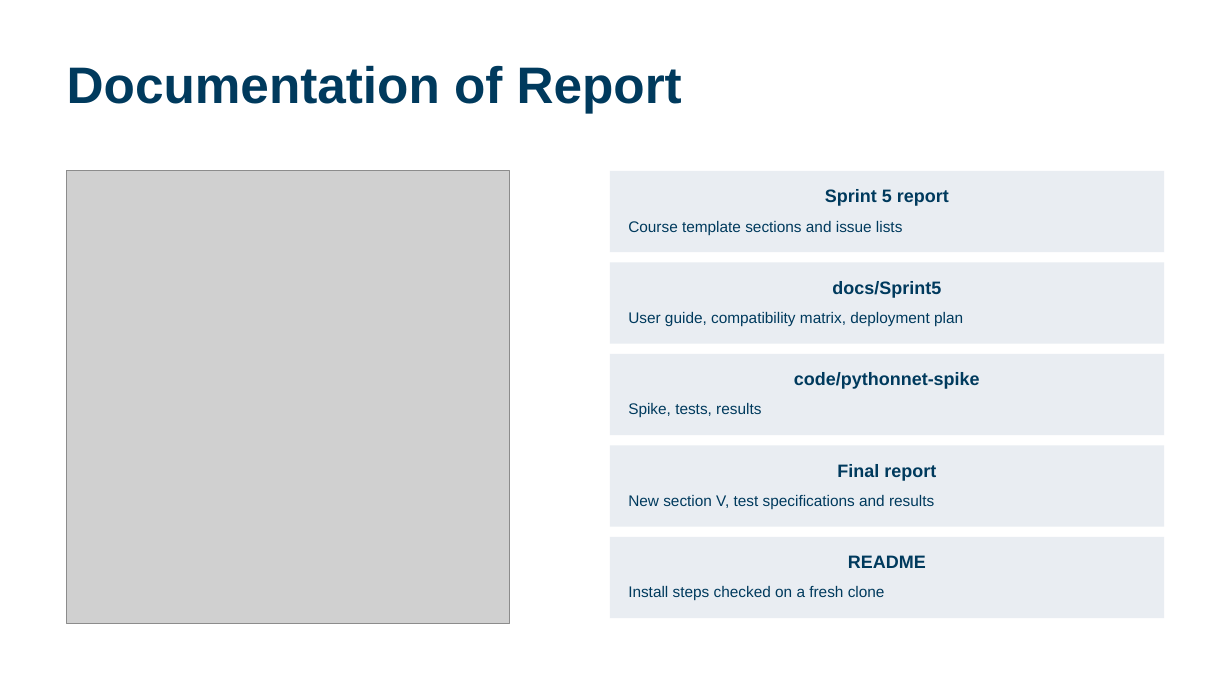
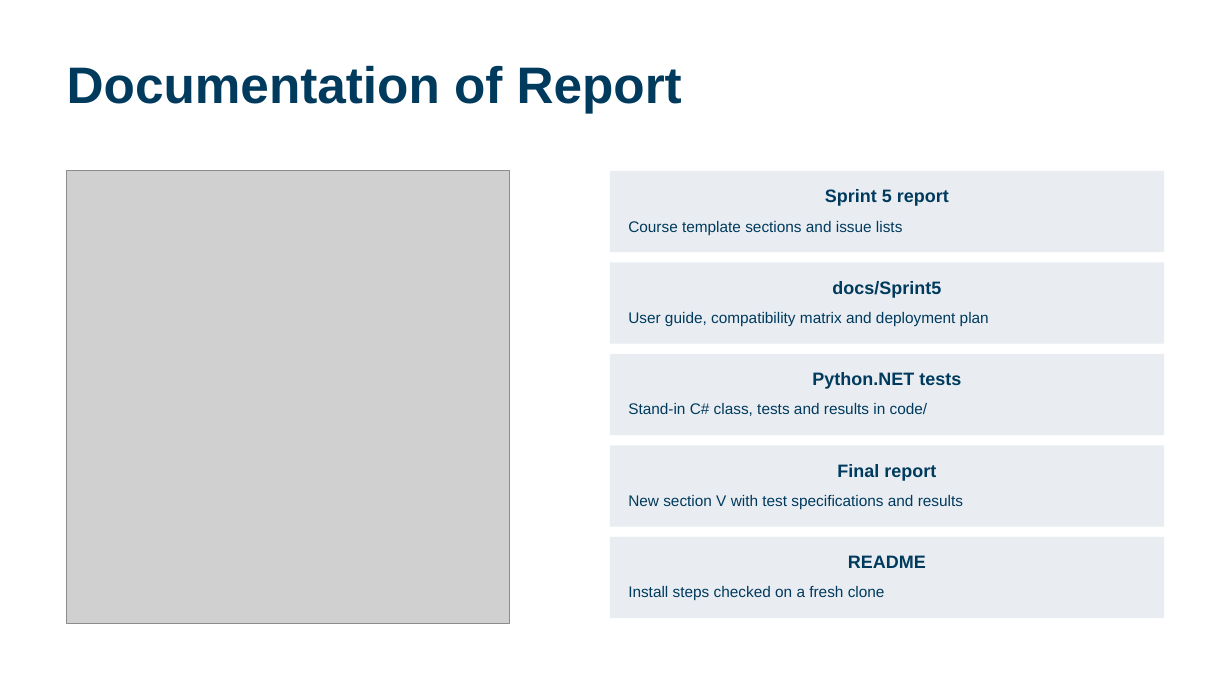
Before and after one commit to calebh13/sel-blueframe-sdk, a slide deck: slide 13 of Sprints/Sprint_5/Sprint 5 Presentation.pptx. Drawn at 1232x693 pixels with LibreOffice and Linux fonts; fonts in the diff are those of the drawing; grey boxes stand for pictures. Boxes give left, top, right and bottom in pixels: in the first picture for what was removed or moved away, otherwise in the second. Text is boxed around its words. In the diff, an @@ line names an element or a change of style, - is before the commit and + after.

```diff
--- a/Sprints/Sprint_5/Sprint 5 Presentation.pptx
+++ b/Sprints/Sprint_5/Sprint 5 Presentation.pptx
@@ text in rectangle at <box>628,312,989,327</box>: text changed @@
-User guide, compatibility matrix, deployment plan
+User guide, compatibility matrix and deployment plan
@@ text in rectangle at <box>628,372,961,416</box>: text changed; size 14 to 12 pt; bold off @@
-code/pythonnet-spike
-Spike, tests, results
+Python.NET tests
+Stand-in C# class, tests and results in code/
@@ text in rectangle at <box>628,495,963,510</box>: text changed @@
-New section V, test specifications and results
+New section V with test specifications and results
```
Also in this commit, not shown: 14 other slides changed.
